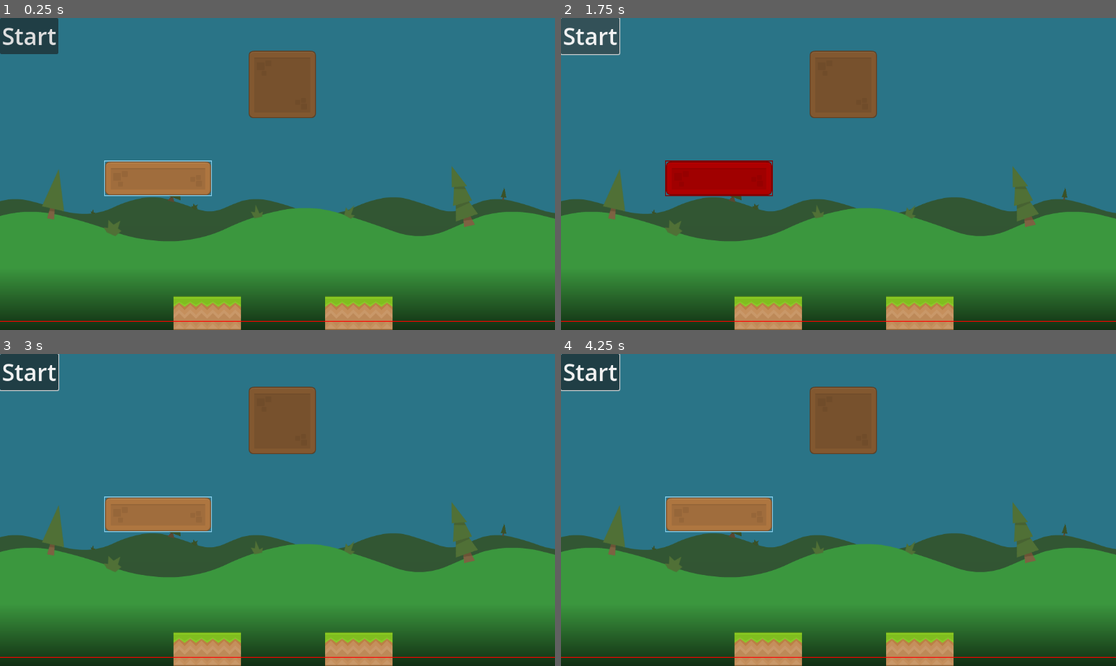
Above: before the commit, frames 1-4 (two rows, left to right).
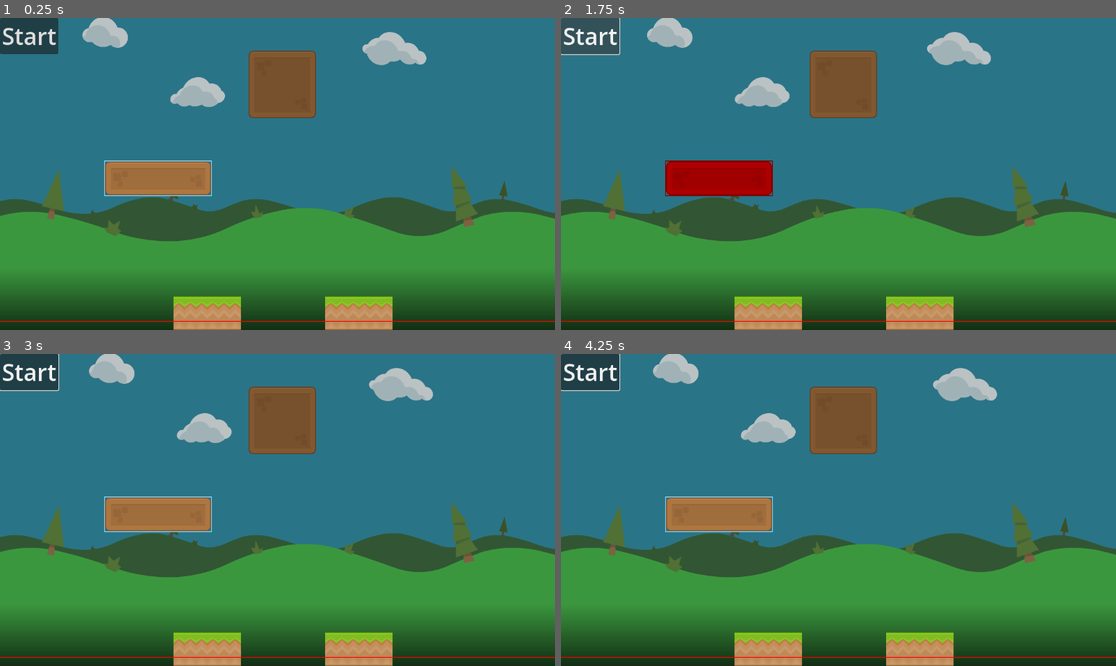
Above: after the commit, the same moments.

Repository: Emarald64/physics-puzzle-game
Game: Godot game, scene res://scenes/main.tscn
The game is run twice, just before and just after one commit, with the same random seed, the same clock (stepped at 60 frames per second) and the same inputs.
Inputs (mouse positions are in pixels of both pictures, inside the frame that each line leads up to):
- Up to frame 1 (0.25 s): no input
- Up to frame 2 (1.75 s): click "Start" at 0.5 s; click "Start" at 1.25 s
- Up to frame 3 (3 s): tap Enter at 2 s; drag from (283, 419) to (155, 513) at 2.02 s; drag from (155, 619) to (283, 525) at 2.77 s
- Up to frame 4 (4.25 s): move the mouse to (894, 441) at 3.52 s; hold Right from 3.53 s (still down); tap Alt at 3.6 s

The runs differ from the first frame. In frame 1, 2.1% of the frame differs, in the area x 14-92%, y 0-60%; in frame 2, 2.1%; in frame 3, 2.1%, in the area x 16-92%, y 0-60%; in frame 4, 2.1%.

Commit message:
added background clouds

Diff:
--- a/scenes/main.tscn
+++ b/scenes/main.tscn
@@ -8,6 +8,11 @@
 [ext_resource type="Texture2D" uid="uid://dpe3nk7d0exv0" path="res://assets/background/tree02.png" id="5_85g3d"]
 [ext_resource type="Texture2D" uid="uid://bis4lq7inquq" path="res://assets/background/grass5.png" id="5_tipki"]
 [ext_resource type="Texture2D" uid="uid://cskwtgj8387pk" path="res://assets/background/tree20.png" id="6_85g3d"]
+[ext_resource type="Script" uid="uid://cfohm870avcmv" path="res://scenes/moving-clouds.gd" id="9_choun"]
+[ext_resource type="Texture2D" uid="uid://bgoecade0fqwa" path="res://assets/background/cloud1.png" id="10_ya4ey"]
+[ext_resource type="Texture2D" uid="uid://dtlylmaiypaj3" path="res://assets/background/cloud4.png" id="11_trceg"]
+[ext_resource type="Texture2D" uid="uid://db1urdgqoruyh" path="res://assets/background/cloud6.png" id="12_a8y0u"]
+[ext_resource type="Texture2D" uid="uid://chm77hs85kuki" path="res://assets/background/cloud7.png" id="13_jkv2x"]
 
 [sub_resource type="WorldBoundaryShape2D" id="WorldBoundaryShape2D_sgp6g"]
 
@@ -104,17 +109,17 @@
 [node name="Sprite2D3" type="Sprite2D" parent="Background/Hill2"]
 self_modulate = Color(0.72, 0.72, 0.72, 1)
 texture_repeat = 1
-position = Vector2(732, -52)
+position = Vector2(726, -40)
 rotation = 0.2578731
-scale = Vector2(0.5, 0.5)
+scale = Vector2(0.375, 0.375)
 texture = ExtResource("5_85g3d")
 
 [node name="Sprite2D4" type="Sprite2D" parent="Background/Hill2"]
 self_modulate = Color(0.72, 0.72, 0.72, 1)
 texture_repeat = 1
-position = Vector2(2092, -14)
+position = Vector2(2092, -28)
 rotation = 0.099873066
-scale = Vector2(0.5, 0.5)
+scale = Vector2(0.75, 0.75)
 texture = ExtResource("4_o6xl0")
 
 [node name="Hill1" type="Sprite2D" parent="Background"]
@@ -164,6 +169,35 @@
 scale = Vector2(0.5, 0.5)
 texture = ExtResource("6_85g3d")
 
+[node name="Clouds" type="Node2D" parent="Background"]
+texture_repeat = 2
+script = ExtResource("9_choun")
+
+[node name="Cloud1" type="Sprite2D" parent="Background/Clouds"]
+position = Vector2(217, 30)
+scale = Vector2(0.5, 0.5)
+texture = ExtResource("10_ya4ey")
+
+[node name="Cloud2" type="Sprite2D" parent="Background/Clouds"]
+position = Vector2(409, 154)
+scale = Vector2(0.5, 0.5)
+texture = ExtResource("11_trceg")
+
+[node name="Cloud3" type="Sprite2D" parent="Background/Clouds"]
+position = Vector2(817.5, 63.5)
+scale = Vector2(0.5, 0.5)
+texture = ExtResource("12_a8y0u")
+
+[node name="Cloud4" type="Sprite2D" parent="Background/Clouds"]
+position = Vector2(1328.5, 151.5)
+scale = Vector2(0.5, 0.5)
+texture = ExtResource("13_jkv2x")
+
+[node name="Cloud5" type="Sprite2D" parent="Background/Clouds"]
+position = Vector2(1766.5, 72.5)
+scale = Vector2(0.5, 0.5)
+texture = ExtResource("12_a8y0u")
+
 [connection signal="area_entered" from="Fail" to="." method="fail" unbinds=1]
 [connection signal="pressed" from="Start" to="." method="startLevel"]
 [connection signal="timeout" from="WinCountdownTimer" to="." method="win"]
--- /dev/null
+++ b/scenes/moving-clouds.gd
@@ -0,0 +1,9 @@
+extends Node2D
+
+const cloudSpeed:=5
+
+# Called every frame. 'delta' is the elapsed time since the previous frame.
+func _process(delta: float) -> void:
+	for cloud in get_children():
+		assert(cloud is Node2D)
+		cloud.position.x=fmod(cloud.position.x+cloudSpeed*delta+500,2000)-500
Binary file added: assets/background/cloud1.png
Not shown, added: assets/background/cloud1.png.import
Binary file added: assets/background/cloud4.png
Not shown, added: assets/background/cloud4.png.import
Binary file added: assets/background/cloud6.png
Not shown, added: assets/background/cloud6.png.import
Binary file added: assets/background/cloud7.png
Not shown, added: assets/background/cloud7.png.import
Not shown: 1 places in scenes/main.tscn that only renumber resources
Not shown, added: scenes/moving-clouds.gd.uid
